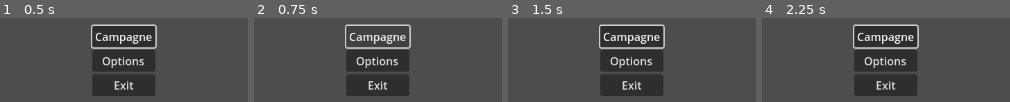
Above: before the commit, frames 1-4 (left to right).
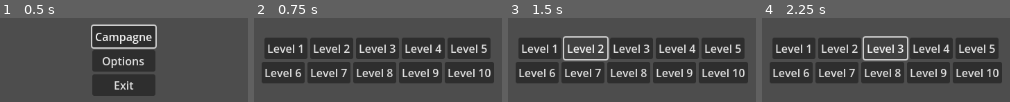
Above: after the commit, the same moments.

Repository: YannLeBezvoet/openGloryDays
Game: Godot game, scene res://scene/menu.tscn
The game is run twice, just before and just after one commit, with the same random seed, the same clock (stepped at 60 frames per second) and the same inputs.
Inputs (mouse positions are in pixels of both pictures, inside the frame that each line leads up to):
- Up to frame 1 (0.5 s): no input
- Up to frame 2 (0.75 s): click "Campagne" at 0.5 s
- Up to frame 3 (1.5 s): click (584, 48) at 1.25 s, where only the run after the commit has a clickable "Level 2"
- Up to frame 4 (2.25 s): click (886, 48) at 2 s, where only the run after the commit has a clickable "Level 3"

Frame 1 is identical in both runs. In frame 2, 40% of the frame differs, in the area x 3-97%, y 7-93%; in frame 3, 41%; in frame 4, 43%.

Commit message:
feat: load level scene from main menu

Diff:
--- /dev/null
+++ b/scene/level_selector.tscn
@@ -0,0 +1,73 @@
+[gd_scene format=3 uid="uid://q828pww18le7"]
+
+[node name="LevelSelector" type="Control"]
+layout_mode = 3
+anchors_preset = 15
+anchor_right = 1.0
+anchor_bottom = 1.0
+grow_horizontal = 2
+grow_vertical = 2
+
+[node name="GridContainer" type="GridContainer" parent="."]
+layout_mode = 1
+anchors_preset = 8
+anchor_left = 0.5
+anchor_top = 0.5
+anchor_right = 0.5
+anchor_bottom = 0.5
+offset_left = -163.0
+offset_top = -20.0
+offset_right = 163.0
+offset_bottom = 20.0
+grow_horizontal = 2
+grow_vertical = 2
+
+[node name="HBoxContainer" type="HBoxContainer" parent="GridContainer"]
+layout_mode = 2
+size_flags_horizontal = 4
+size_flags_vertical = 4
+
+[node name="Level 1" type="Button" parent="GridContainer/HBoxContainer"]
+layout_mode = 2
+text = "Level 1"
+
+[node name="Level 2" type="Button" parent="GridContainer/HBoxContainer"]
+layout_mode = 2
+text = "Level 2"
+
+[node name="Level 3" type="Button" parent="GridContainer/HBoxContainer"]
+layout_mode = 2
+text = "Level 3"
+
+[node name="Level 4" type="Button" parent="GridContainer/HBoxContainer"]
+layout_mode = 2
+text = "Level 4"
+
+[node name="Level 5" type="Button" parent="GridContainer/HBoxContainer"]
+layout_mode = 2
+text = "Level 5"
+
+[node name="HBoxContainer2" type="HBoxContainer" parent="GridContainer"]
+layout_mode = 2
+size_flags_horizontal = 4
+size_flags_vertical = 4
+
+[node name="Level 6" type="Button" parent="GridContainer/HBoxContainer2"]
+layout_mode = 2
+text = "Level 6"
+
+[node name="Level 7" type="Button" parent="GridContainer/HBoxContainer2"]
+layout_mode = 2
+text = "Level 7"
+
+[node name="Level 8" type="Button" parent="GridContainer/HBoxContainer2"]
+layout_mode = 2
+text = "Level 8"
+
+[node name="Level 9" type="Button" parent="GridContainer/HBoxContainer2"]
+layout_mode = 2
+text = "Level 9"
+
+[node name="Level 10" type="Button" parent="GridContainer/HBoxContainer2"]
+layout_mode = 2
+text = "Level 10"
--- a/script/menu.gd
+++ b/script/menu.gd
@@ -12,7 +12,7 @@
 
 
 func _on_campagne_pressed() -> void:
-	pass # Replace with function body.
+	get_tree().change_scene_to_file("res://scene/level_selector.tscn")
 
 
 func _on_options_pressed() -> void:
